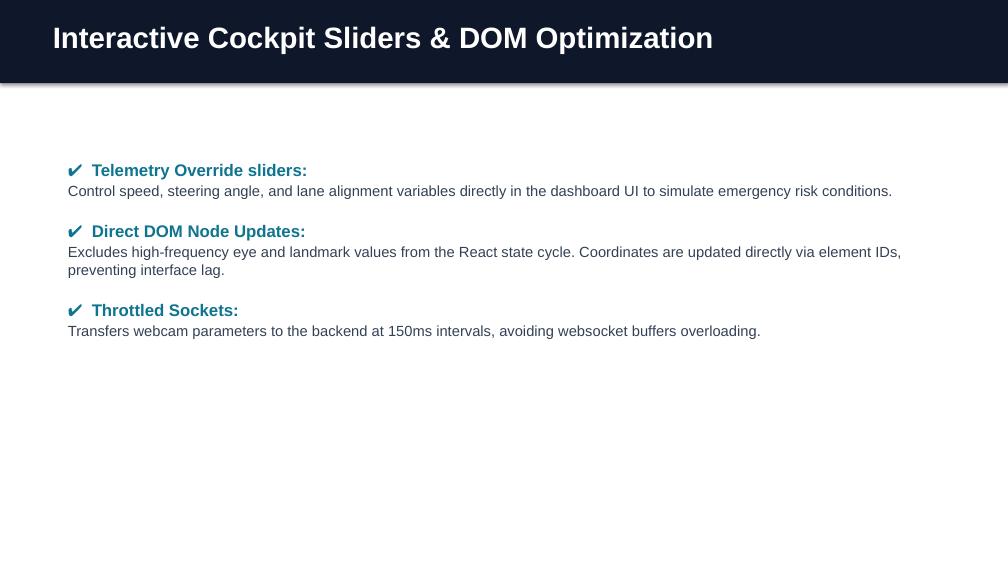
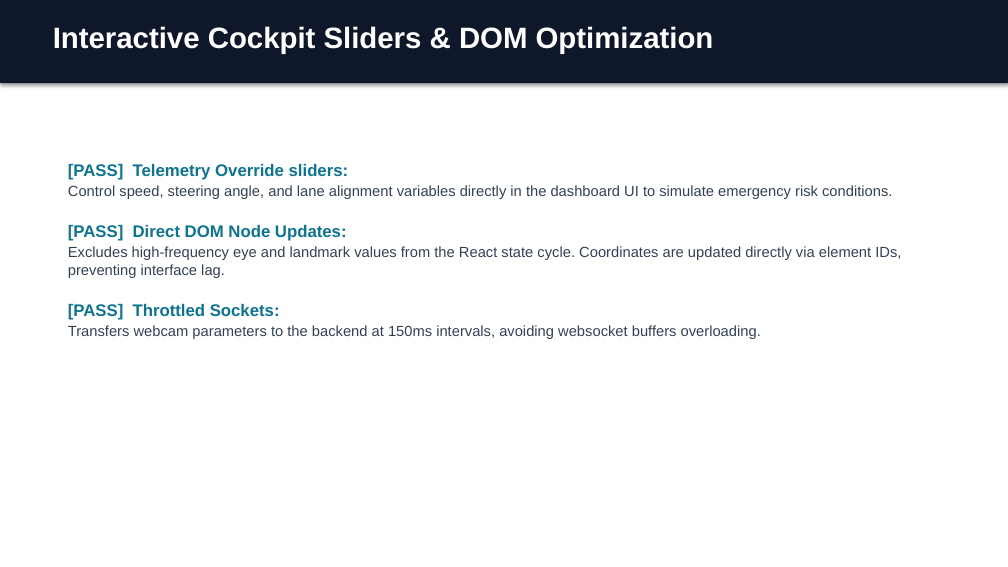
Before and after one commit to jatin1512206/guardian-ai, a slide deck: slide 8 of guardian_ai_presentation.pptx. Drawn at 1008x567 pixels with LibreOffice and Linux fonts; fonts in the diff are those of the drawing. Boxes give left, top, right and bottom in pixels: in the first picture for what was removed or moved away, otherwise in the second. Text is boxed around its words. In the diff, an @@ line names an element or a change of style, - is before the commit and + after.

```diff
--- a/guardian_ai_presentation.pptx
+++ b/guardian_ai_presentation.pptx
@@ text at bbox=[68, 164, 349, 180]: text changed @@
-✔ Telemetry Override sliders:
+[PASS] Telemetry Override sliders:
@@ text at bbox=[68, 225, 347, 241]: text changed @@
-✔ Direct DOM Node Updates:
+[PASS] Direct DOM Node Updates:
@@ text at bbox=[68, 304, 280, 320]: text changed @@
-✔ Throttled Sockets:
+[PASS] Throttled Sockets:
```
Also in this commit, not shown: 8 other slides changed, 1 other file.
